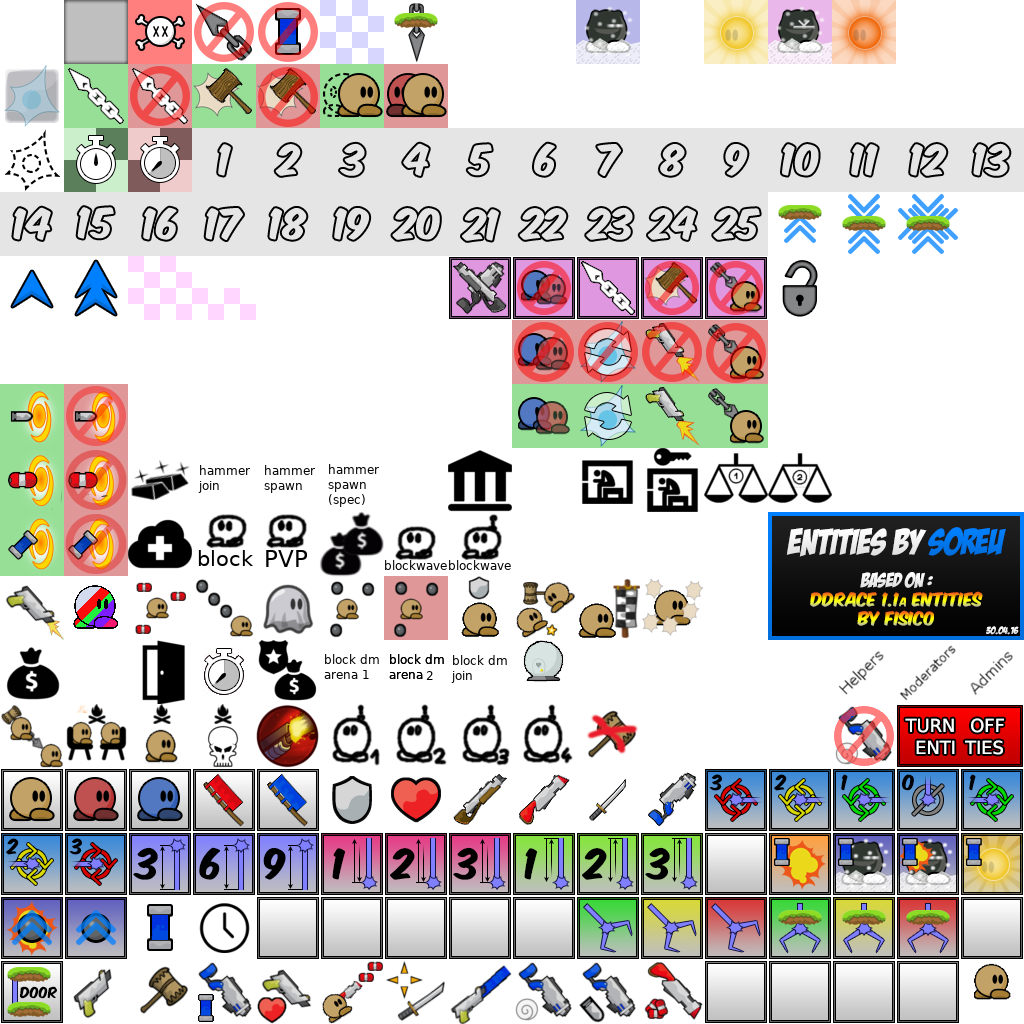
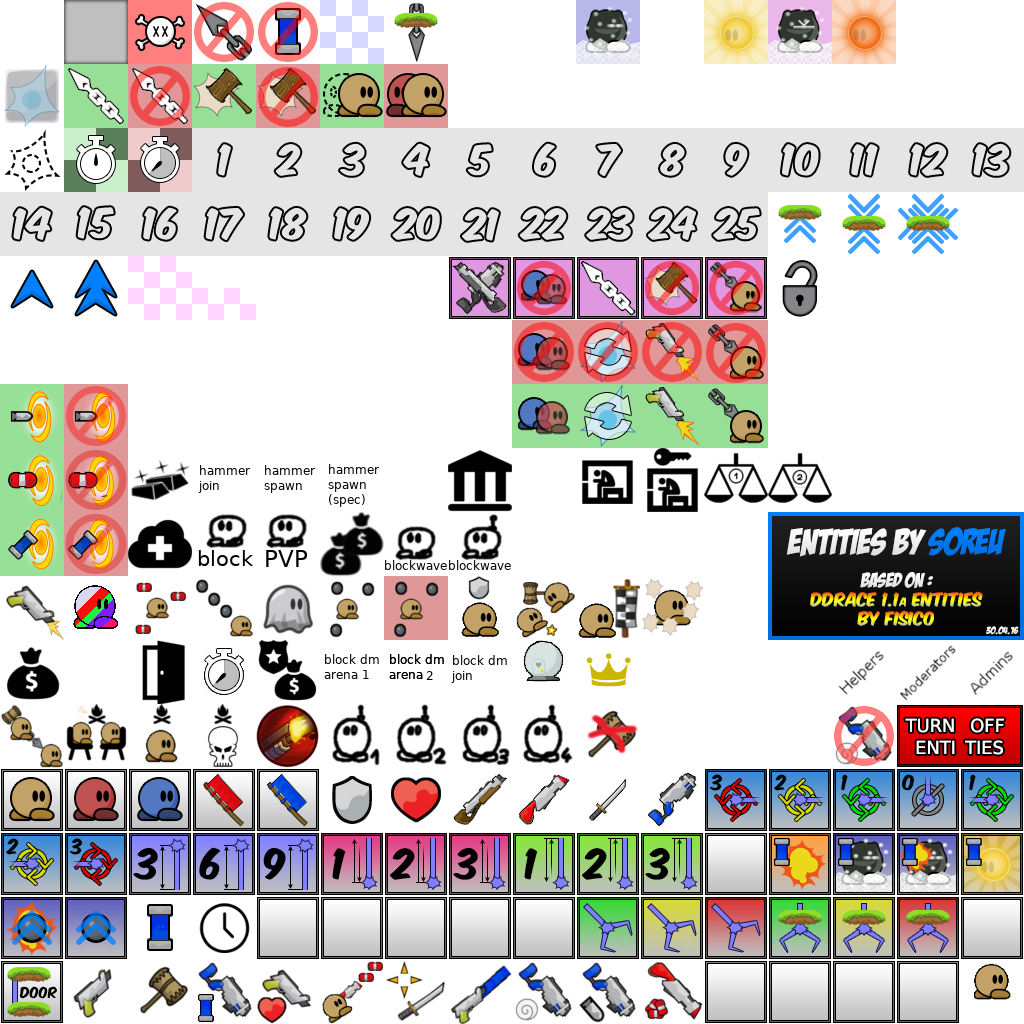
The second 1024×1024 image is a revision of the first. Changes to its layers:
added layer "king_of_the_hill" above "fddrace.png" over (x1=586, y1=653, x2=631, y2=687)
